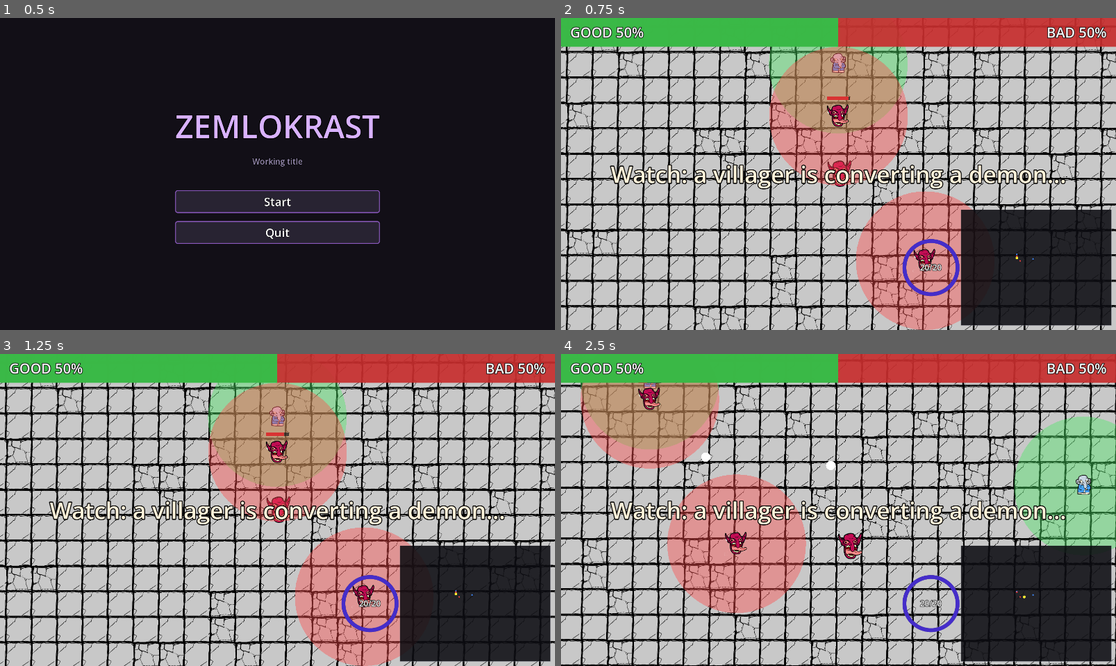
Above: before the commit, frames 1-4 (two rows, left to right).
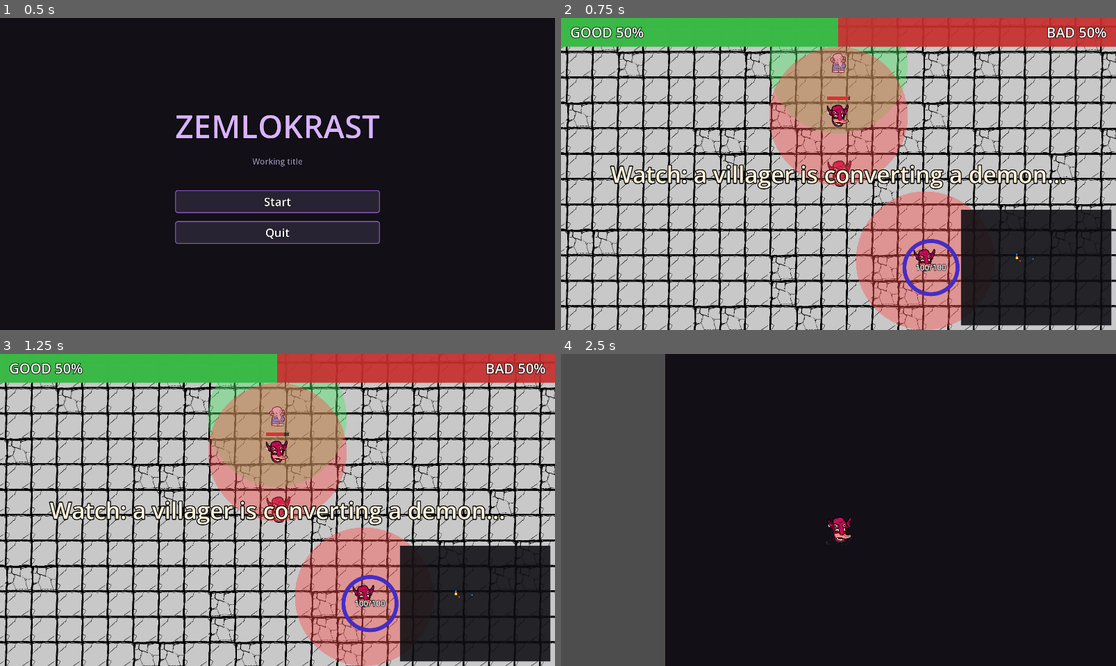
Above: after the commit, the same moments.

Repository: dadolyner/mini-jam-212-control
Game: Godot game, scene res://src/ui/main_menu.tscn
The game is run twice, just before and just after one commit, with the same random seed, the same clock (stepped at 60 frames per second) and the same inputs.
Inputs (mouse positions are in pixels of both pictures, inside the frame that each line leads up to):
- Up to frame 1 (0.5 s): no input
- Up to frame 2 (0.75 s): click "Start" at 0.5 s
- Up to frame 3 (1.25 s): no input
- Up to frame 4 (2.5 s): move the mouse to (960, 494) at 1.27 s; hold D (right) 1.28-2.03 s; tap E (corrupt) at 1.35 s; click (960, 494) at 1.42 s; tap Space (summon) at 1.55, 2.1 s; move the mouse to (727, 525) at 2.02 s; hold S (down) from 2.03 s (still down); click (727, 525) at 2.17 s; tap T (to_king, bound only after the commit) at 2.3 s

Frame 1 is identical in both runs. In frame 2, less than 0.1% of the frame differs, in the area x 63-70%, y 78-82%; in frame 3, less than 0.1%; in frame 4, 83%, in the area x 0-100%, y 0-100%.

Commit message:
boss i guess

Diff:
--- a/project.godot
+++ b/project.godot
@@ -72,6 +72,11 @@
 "events": [Object(InputEventKey,"resource_local_to_scene":false,"resource_name":"","device":-1,"window_id":0,"alt_press …(191 unchanged characters)…
 ]
 }
+to_king={
+"deadzone": 0.2,
+"events": [Object(InputEventKey,"resource_local_to_scene":false,"resource_name":"","device":-1,"window_id":0,"alt_pressed":false,"shift_pressed":false,"ctrl_pressed":false,"meta_pressed":false,"pressed":false,"keycode":0,"physical_keycode":84,"key_label":0,"unicode":116,"location":0,"echo":false,"script":null)
+]
+}
 
 [physics]
 
--- a/src/ancient_demon/demon.gd
+++ b/src/ancient_demon/demon.gd
@@ -29,6 +29,9 @@
 func _ready() -> void:
 	add_to_group("player")
 	Effects.shake_requested.connect(_on_shake_requested)
+
+	if get_tree().get_first_node_in_group("king"):
+		_summon_army()
 
 func _on_shake_requested(amount: float) -> void:
 	_shake_amount = max(_shake_amount, amount)
@@ -82,6 +85,9 @@
 			_try_upgrade(Npc.UnitType.HEALER, GameManager.COST_HEALER)
 		if Input.is_action_just_pressed("upgrade_knight"):
 			_try_upgrade(Npc.UnitType.KNIGHT, GameManager.COST_KNIGHT)
+
+		if Input.is_action_just_pressed("to_king"):
+			_teleport_to_king()
 
 	if corrupting:
 		corruption_timer -= delta
@@ -141,10 +147,28 @@
 			m.queue_free()
 	minions.clear()
 
-func spawn_minion() -> void:
+func _teleport_to_king() -> void:
+	if not GameManager.try_spend_mana(10):
+		return
+
+	Effects.burst(global_position, Color.MAGENTA, 12)
+	Effects.shake(4.0)
+	SoundManager.play("castle_purify")
+
+	get_tree().change_scene_to_file("res://src/levels/boss_arena.tscn")
+
+
+func _summon_army() -> void:
+	var count := GameManager.bad_npcs
+	for i in count:
+		var offset := Vector2(randf_range(-120.0, 120.0), randf_range(-120.0, 120.0))
+		spawn_minion_at(global_position + offset)
+
+
+func spawn_minion_at(pos: Vector2) -> void:
 	var minion: Node2D = Node2D.new()
 	minion.name = "Minion"
-	minion.global_position = global_position
+	minion.global_position = pos
 
 	var script: Script = preload("res://src/ancient_demon/minion.gd")
 	minion.set_script(script)
@@ -160,3 +184,7 @@
 		parent.add_child(minion)
 
 	minions.append(minion)
+
+
+func spawn_minion() -> void:
+	spawn_minion_at(global_position)
--- a/src/autoload/game_manager.gd
+++ b/src/autoload/game_manager.gd
@@ -7,7 +7,7 @@
 const TEAM_GOOD := 0
 const TEAM_BAD := 1
 
-const MAX_MANA := 20
+const MAX_MANA := 100
 const COST_HEALER := 8
 const COST_KNIGHT := 12
 
--- /dev/null
+++ b/src/boss/king.gd
@@ -0,0 +1,125 @@
+extends Area2D
+signal defeated
+
+@export var base_health: float = 5000.0
+@export var minion_dps_per_unit: float = 15.0
+@export var click_damage: float = 10.0
+@export var move_speed: float = 120.0
+@export var minion_detect_radius: float = 200.0
+@export var minion_kill_rate: float = 2.0
+
+@onready var sprite_2d: Sprite2D = $Sprite2D
+@onready var health_bar: ProgressBar = $HealthBar
+@onready var label: Label = $Label
+@onready var dps_label: Label = $DpsLabel
+
+var health: float
+var max_health: float
+var is_defeated: bool = false
+var is_mouse_held: bool = false
+
+var target_position: Vector2
+var is_moving: bool = false
+var patrol_timer: Timer
+var kill_timer: float = 0.0
+
+func _ready() -> void:
+	add_to_group("king")
+	max_health = base_health
+	health = max_health
+	health_bar.max_value = 1.0
+	health_bar.value = 1.0
+
+	patrol_timer = Timer.new()
+	patrol_timer.one_shot = true
+	patrol_timer.timeout.connect(pick_new_target_position)
+	add_child(patrol_timer)
+
+	pick_new_target_position()
+
+
+func pick_new_target_position() -> void:
+	target_position = Vector2(randf_range(-600.0, 600.0), randf_range(-300.0, 300.0))
+	is_moving = true
+
+func _process(delta: float) -> void:
+	if is_defeated:
+		return
+
+	var dps: float = GameManager.bad_npcs * minion_dps_per_unit
+	health -= dps * delta
+	health_bar.value = health / max_health
+
+	if Input.is_mouse_button_pressed(MOUSE_BUTTON_LEFT):
+		if not is_mouse_held:
+			is_mouse_held = true
+			var circle := $CollisionShape2D.shape as CircleShape2D
+			if circle and global_position.distance_to(get_global_mouse_position()) <= circle.radius:
+				take_damage(click_damage)
+	else:
+		is_mouse_held = false
+
+	_patrol(delta)
+	_kill_nearby_minions(delta)
+
+	if GameManager.bad_npcs > 0:
+		dps_label.text = str(GameManager.bad_npcs) + " minions | " + str(dps) + " DPS"
+	else:
+		dps_label.text = "Click for 10 damage"
+
+	if health <= 0 and not is_defeated:
+		is_defeated = true
+		defeated.emit()
+
+
+func _patrol(delta: float) -> void:
+	if not is_moving:
+		return
+
+	var diff: Vector2 = target_position - position
+	var dist: float = diff.length()
+	if dist < 10.0:
+		is_moving = false
+		patrol_timer.start(randf_range(0.5, 2.0))
+		return
+
+	position += diff.normalized() * move_speed * delta
+
+
+func _kill_nearby_minions(delta: float) -> void:
+	if GameManager.bad_npcs <= 0:
+		return
+
+	kill_timer += delta
+	var interval: float = 1.0 / minion_kill_rate
+	if kill_timer < interval:
+		return
+	kill_timer = 0.0
+
+	var demon: Demon = get_node_or_null("../Demon")
+	if demon == null:
+		return
+
+	var to_kill: Array[Node2D] = []
+	for minion in demon.minions:
+		if not is_instance_valid(minion):
+			continue
+		if global_position.distance_to(minion.global_position) <= minion_detect_radius:
+			to_kill.append(minion)
+
+	for minion in to_kill:
+		minion.queue_free()
+		demon.minions.erase(minion)
+		GameManager.unregister_npc(GameManager.TEAM_BAD)
+
+
+func take_damage(amount: float) -> void:
+	if is_defeated:
+		return
+
+	health -= amount
+	health_bar.value = health / max_health
+
+	if health <= 0 and not is_defeated:
+		is_defeated = true
+		defeated.emit()
--- /dev/null
+++ b/src/boss/king.tscn
@@ -0,0 +1,52 @@
+[gd_scene format=3 uid="uid://bossking01"]
+
+[ext_resource type="Script" uid="uid://bbps2oleq1c35" path="res://src/boss/king.gd" id="1"]
+[ext_resource type="Texture2D" uid="uid://d1hfs71pd7n84" path="res://assets/sprites/ villager-blue.png" id="2_skin"]
+
+[sub_resource type="CircleShape2D" id="CircleShape2D_vdzdf"]
+radius = 160.0
+
+[sub_resource type="StyleBoxFlat" id="StyleBoxFlat_fhmoy"]
+bg_color = Color(0.9, 0.1, 0.1, 1)
+
+[node name="King" type="Area2D" unique_id=1378324632]
+script = ExtResource("1")
+
+[node name="CollisionShape2D" type="CollisionShape2D" parent="." unique_id=1315943161]
+shape = SubResource("CircleShape2D_vdzdf")
+
+[node name="Sprite2D" type="Sprite2D" parent="." unique_id=1611885917]
+position = Vector2(-2, -21)
+scale = Vector2(3, 3)
+texture = ExtResource("2_skin")
+
+[node name="HealthBar" type="ProgressBar" parent="." unique_id=1889014808]
+offset_left = -80.0
+offset_top = -200.0
+offset_right = 80.0
+offset_bottom = -185.0
+theme_override_styles/fill = SubResource("StyleBoxFlat_fhmoy")
+step = 0.0
+show_percentage = false
+
+[node name="Label" type="Label" parent="." unique_id=1335830694]
+offset_left = -60.0
+offset_top = -220.0
+offset_right = 60.0
+offset_bottom = -200.0
+theme_override_colors/font_color = Color(0.9, 0.2, 0.2, 1)
+theme_override_font_sizes/font_size = 16
+text = "THE KING"
+horizontal_alignment = 1
+vertical_alignment = 1
+
+[node name="DpsLabel" type="Label" parent="." unique_id=165846813]
+offset_left = -100.0
+offset_top = -170.0
+offset_right = 100.0
+offset_bottom = -150.0
+theme_override_colors/font_color = Color(0.9, 0.5, 0.2, 1)
+theme_override_font_sizes/font_size = 12
+text = "Approach or click to fight"
+horizontal_alignment = 1
+vertical_alignment = 1
--- /dev/null
+++ b/src/levels/boss_arena.gd
@@ -0,0 +1,18 @@
+extends Node2D
+
+@onready var win_screen: CanvasLayer = $WinScreen
+@onready var continue_button: Button = $WinScreen/Container/ContinueButton
+@onready var demon: Demon = $Demon
+@onready var king: Area2D = $King
+
+func _ready() -> void:
+	king.defeated.connect(_on_king_defeated)
+	continue_button.pressed.connect(_on_continue_pressed)
+
+func _on_king_defeated() -> void:
+	demon.queue_free()
+	king.queue_free()
+	win_screen.show()
+
+func _on_continue_pressed() -> void:
+	get_tree().change_scene_to_file("res://src/main.tscn")
--- /dev/null
+++ b/src/levels/boss_arena.tscn
@@ -0,0 +1,107 @@
+[gd_scene format=3 uid="uid://bossarena01"]
+
+[ext_resource type="Script" uid="uid://xg76voey804e" path="res://src/levels/boss_arena.gd" id="1"]
+[ext_resource type="PackedScene" uid="uid://dcacbpk0wusy4" path="res://src/ancient_demon/demon.tscn" id="2_demon"]
+[ext_resource type="PackedScene" uid="uid://bossking01" path="res://src/boss/king.tscn" id="3_king"]
+
+[sub_resource type="RectangleShape2D" id="Shape_horiz"]
+size = Vector2(1600, 40)
+
+[sub_resource type="RectangleShape2D" id="Shape_vert"]
+size = Vector2(40, 1000)
+
+[node name="BossArena" type="Node2D" unique_id=950812267]
+script = ExtResource("1")
+
+[node name="WinScreen" type="CanvasLayer" parent="." unique_id=1171263338]
+visible = false
+
+[node name="Bg" type="ColorRect" parent="WinScreen" unique_id=677277121]
+z_index = -1
+anchors_preset = 15
+anchor_right = 1.0
+anchor_bottom = 1.0
+grow_horizontal = 2
+grow_vertical = 2
+color = Color(0.07, 0.06, 0.09, 1)
+
+[node name="Container" type="VBoxContainer" parent="WinScreen" unique_id=608087860]
+anchors_preset = 8
+anchor_left = 0.5
+anchor_top = 0.5
+anchor_right = 0.5
+anchor_bottom = 0.5
+offset_left = -289.5
+offset_top = -107.0
+offset_right = 289.5
+offset_bottom = 107.0
+grow_horizontal = 2
+grow_vertical = 2
+size_flags_horizontal = 6
+size_flags_vertical = 6
+theme_override_constants/separation = 32
+
+[node name="Title" type="Label" parent="WinScreen/Container" unique_id=640259602]
+layout_mode = 2
+theme_override_colors/font_color = Color(0.9, 0.2, 0.2, 1)
+theme_override_font_sizes/font_size = 52
+text = "THE KING IS DEFEATED!"
+horizontal_alignment = 1
+vertical_alignment = 1
+
+[node name="Subtitle" type="Label" parent="WinScreen/Container" unique_id=1874076577]
+layout_mode = 2
+theme_override_colors/font_color = Color(0.8, 0.5, 0.2, 1)
+theme_override_font_sizes/font_size = 28
+text = "The corruption is complete."
+horizontal_alignment = 1
+vertical_alignment = 1
+
+[node name="ContinueButton" type="Button" parent="WinScreen/Container" unique_id=821624733]
+layout_mode = 2
+theme_override_colors/font_color = Color(1, 1, 1, 1)
+theme_override_font_sizes/font_size = 22
+text = "Continue"
+
+[node name="Bg" type="ColorRect" parent="." unique_id=1034388083]
+z_index = -1
+offset_left = -800.0
+offset_top = -500.0
+offset_right = 800.0
+offset_bottom = 500.0
+color = Color(0.07, 0.06, 0.09, 1)
+
+[node name="Title" type="Label" parent="." unique_id=1525391364]
+offset_left = -200.0
+offset_top = -450.0
+offset_right = 200.0
+offset_bottom = -400.0
+theme_override_colors/font_color = Color(0.9, 0.15, 0.15, 1)
+theme_override_font_sizes/font_size = 28
+text = "⚔ THE KING ⚔"
+horizontal_alignment = 1
+vertical_alignment = 1
+
+[node name="Walls" type="StaticBody2D" parent="." unique_id=97883713]
+
+[node name="Top" type="CollisionShape2D" parent="Walls" unique_id=811607678]
+position = Vector2(0, -500)
+shape = SubResource("Shape_horiz")
+
+[node name="Bottom" type="CollisionShape2D" parent="Walls" unique_id=1178577407]
+position = Vector2(0, 500)
+shape = SubResource("Shape_horiz")
+
+[node name="Left" type="CollisionShape2D" parent="Walls" unique_id=514809190]
+position = Vector2(-800, 0)
+shape = SubResource("Shape_vert")
+
+[node name="Right" type="CollisionShape2D" parent="Walls" unique_id=1308729502]
+position = Vector2(800, 0)
+shape = SubResource("Shape_vert")
+
+[node name="Demon" parent="." unique_id=2039097276 instance=ExtResource("2_demon")]
+position = Vector2(-500, 0)
+
+[node name="King" parent="." unique_id=1022348286 instance=ExtResource("3_king")]
+position = Vector2(500, 0)
Not shown, added: src/boss/king.gd.uid
Not shown, added: src/levels/boss_arena.gd.uid
